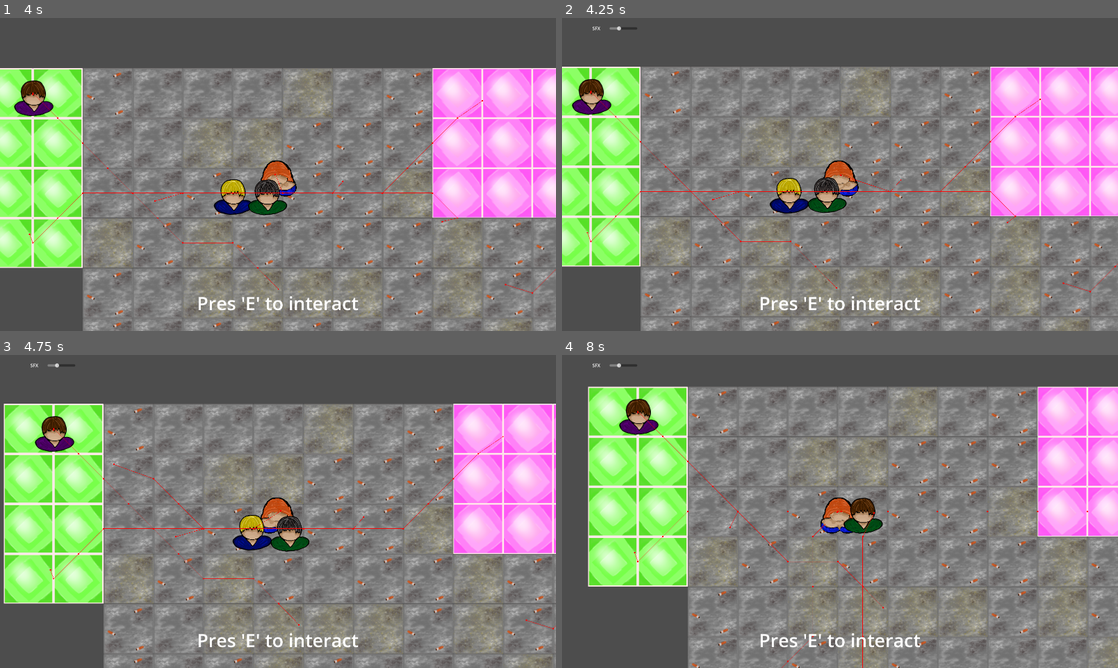
Above: before the commit, frames 1-4 (two rows, left to right).
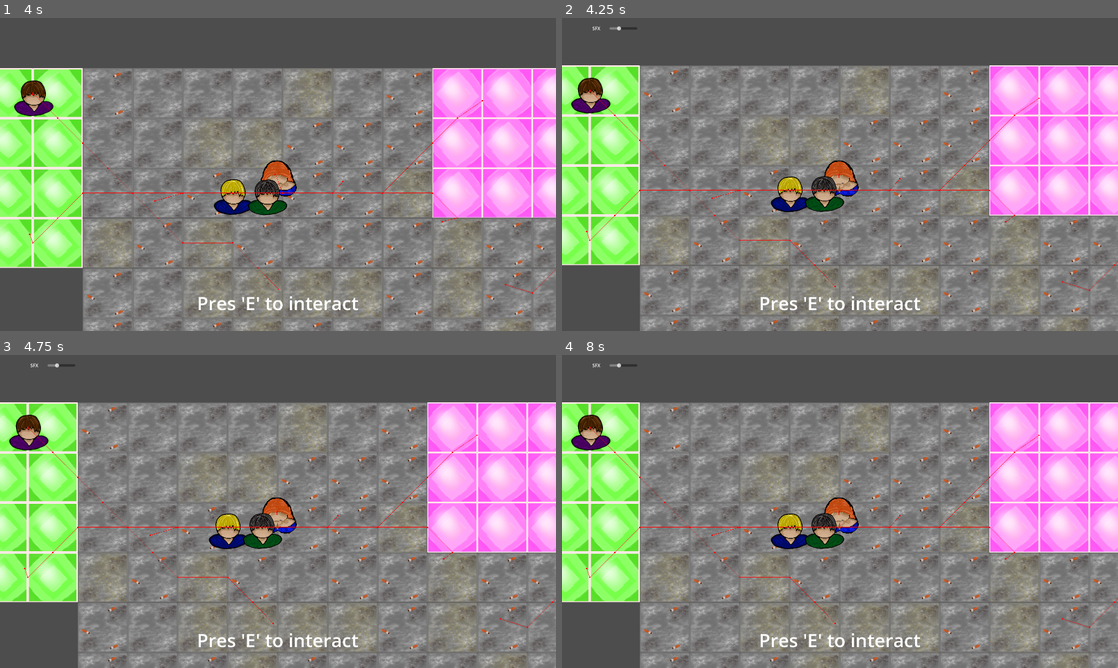
Above: after the commit, the same moments.

Repository: mntjams/game-jam-25-2
Game: Godot game, scene res://scenes/game.tscn
The game is run twice, just before and just after one commit, with the same random seed, the same clock (stepped at 60 frames per second) and the same inputs.
Inputs (mouse positions are in pixels of both pictures, inside the frame that each line leads up to):
- Up to frame 1 (4 s): move the mouse to (400, 158) at 0.52 s; move the mouse to (166, 190) at 1.27 s; move the mouse to (333, 105) at 2.02 s; move the mouse to (250, 237) at 2.77 s; move the mouse to (444, 221) at 3.52 s
- Up to frame 2 (4.25 s): tap Escape (settings) at 4.15 s
- Up to frame 3 (4.75 s): move the mouse to (111, 464) at 4.27 s
- Up to frame 4 (8 s): move the mouse to (867, 511) at 5.02 s; move the mouse to (756, 433) at 5.77 s; move the mouse to (962, 495) at 6.52 s; move the mouse to (728, 527) at 7.27 s

Frame 1 is identical in both runs. In frame 2, 10% of the frame differs, in the area x 0-100%, y 15-100%; in frame 3, 41%; in frame 4, 49%, in the area x 0-100%, y 10-100%.

Commit message:
settings stop game

Diff:
--- a/scenes/audio_settings.tscn
+++ b/scenes/audio_settings.tscn
@@ -3,6 +3,7 @@
 [ext_resource type="Script" uid="uid://6u1u1r3uiku5" path="res://scripts/audio_settings.gd" id="1_7rsd2"]
 
 [node name="AudioSettings" type="Control"]
+process_mode = 3
 layout_mode = 3
 anchors_preset = 15
 anchor_right = 1.0
@@ -14,19 +15,18 @@
 [node name="HUD" type="CanvasLayer" parent="."]
 visible = false
 
-[node name="SFX" type="Node2D" parent="HUD"]
-position = Vector2(92, 24)
+[node name="SFXSlider" type="HSlider" parent="HUD"]
+offset_left = 164.0
+offset_top = 28.0
+offset_right = 260.0
+offset_bottom = 44.0
 
-[node name="SFXLabel" type="Label" parent="HUD/SFX"]
-offset_right = 55.0
-offset_bottom = 23.0
+[node name="SFXLabel" type="Label" parent="HUD"]
+offset_left = 92.0
+offset_top = 24.0
+offset_right = 147.0
+offset_bottom = 47.0
 text = "SFX"
 horizontal_alignment = 1
 
-[node name="SFXSlider" type="HSlider" parent="HUD/SFX"]
-offset_left = 72.0
-offset_top = 4.0
-offset_right = 168.0
-offset_bottom = 20.0
-
-[connection signal="value_changed" from="HUD/SFX/SFXSlider" to="." method="_on_sfx_slider_value_changed"]
+[connection signal="value_changed" from="HUD/SFXSlider" to="." method="_on_sfx_slider_value_changed"]
--- a/scripts/audio_settings.gd
+++ b/scripts/audio_settings.gd
@@ -3,7 +3,7 @@
 var normalization = 32
 # Called when the node enters the scene tree for the first time.
 func _ready() -> void:
-	$HUD/SFX/SFXSlider.value = AudioServer.get_bus_volume_linear(0)*normalization
+	$HUD/SFXSlider.value = AudioServer.get_bus_volume_linear(0)*normalization
 
 
 # Called every frame. 'delta' is the elapsed time since the previous frame.
@@ -13,6 +13,7 @@
 func _input(event: InputEvent) -> void:
 	if event.is_action_pressed("settings"):
 		$HUD.visible = !$HUD.visible
+		get_tree().paused = !get_tree().paused
 
 
 func _on_sfx_slider_value_changed(value: float) -> void:
